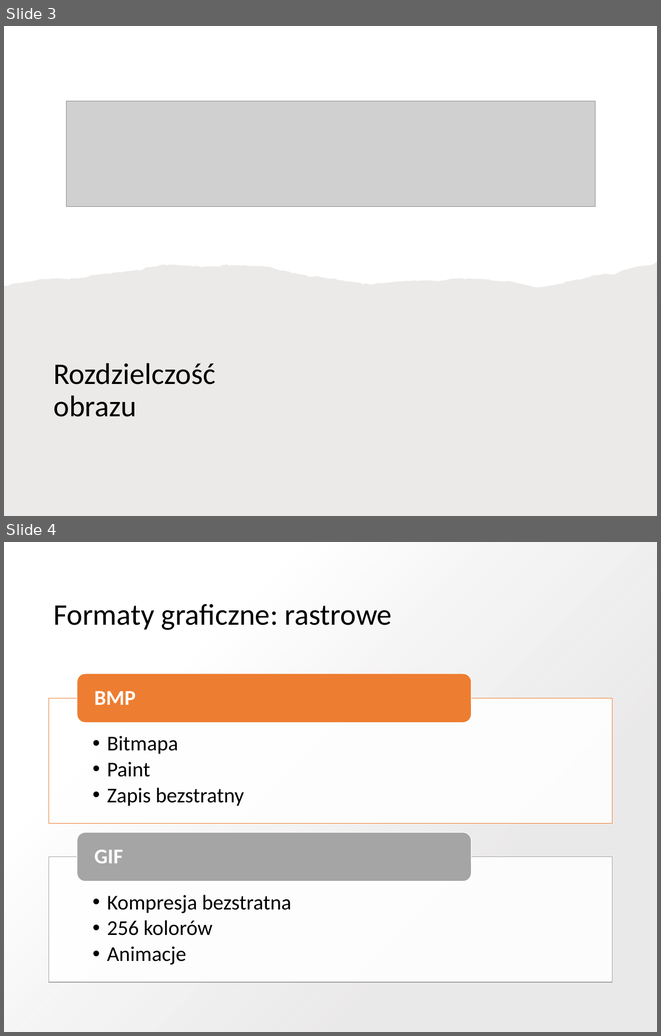
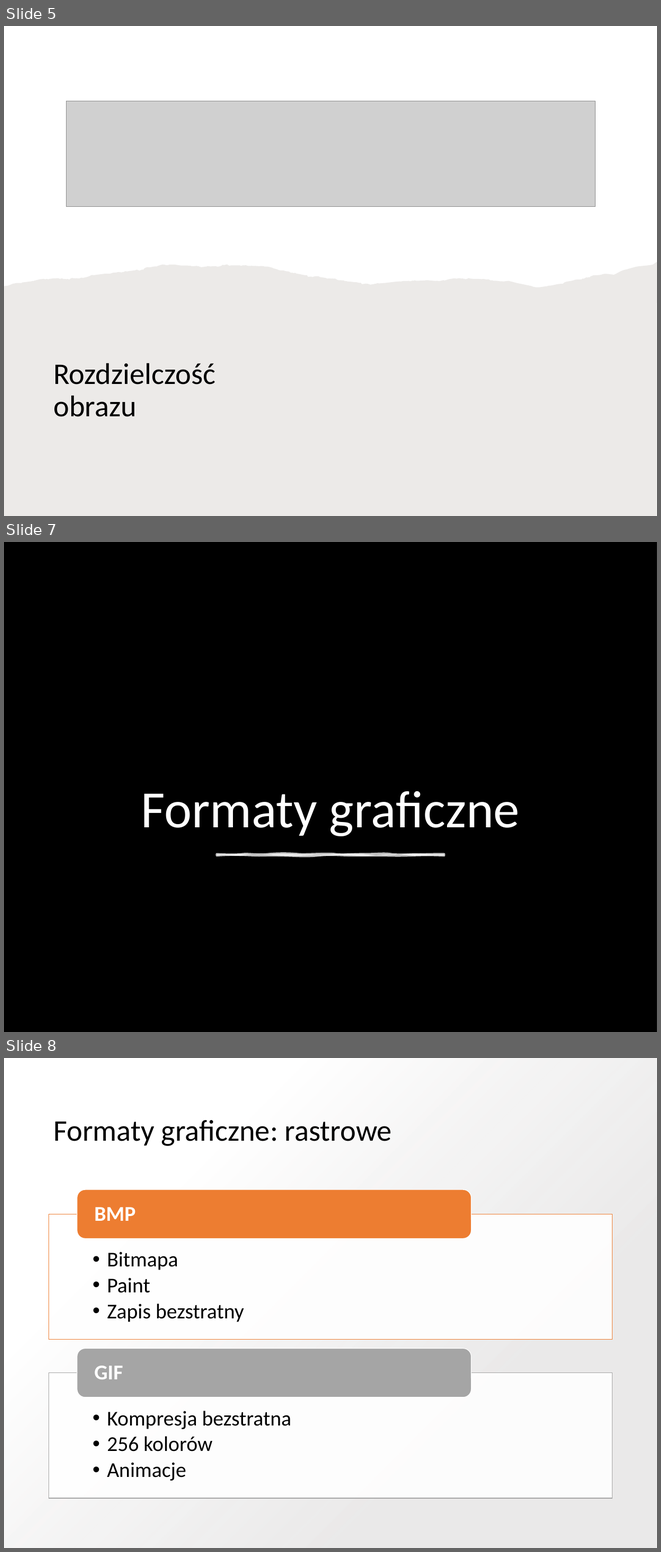
Before and after one commit to blackbat13/cs-lut, a slide deck: Grafika/Grafika rastrowa i wektorowa.pptx. Shown one above the other, each under a label of ours: slides 3 and 4 before the commit, slides 5, 7 and 8 after it; the slides between them are not shown. The pictures are 661x1036 and 661x1552 pixels, drawn with LibreOffice and Linux fonts; fonts in the diff are those of the drawing; grey boxes stand for pictures; background and template pictures are left out; a plain dark background stands for a picture behind light text. Boxes give left, top, right and bottom in pixels: in the first picture for what was removed or moved away, otherwise in the second. Text is boxed around its words. In the diff, an @@ line names an element or a change of style, - is before the commit and + after.

```diff
--- a/Grafika/Grafika rastrowa i wektorowa.pptx
+++ b/Grafika/Grafika rastrowa i wektorowa.pptx
@@ slide 7 added at bbox=[4, 542, 657, 1032], background picture (left out) @@
@@ rectangle added at bbox=[4, 542, 657, 1032], fill #000000 @@
@@ title added at bbox=[141, 791, 520, 836], 82 pt, text #FFFFFF @@
+Formaty graficzne
@@ freeform shape added at bbox=[217, 854, 444, 855], fill #FFFFFF at 75% opacity, outline #FFFFFF 3.5 pt @@
@@ what was slide 3 is now slide 5 @@
@@ what was slide 4 is now slide 8 @@
```
Also in this commit, not shown: 1 slide changed, 4 other slides added, 1 other file.
